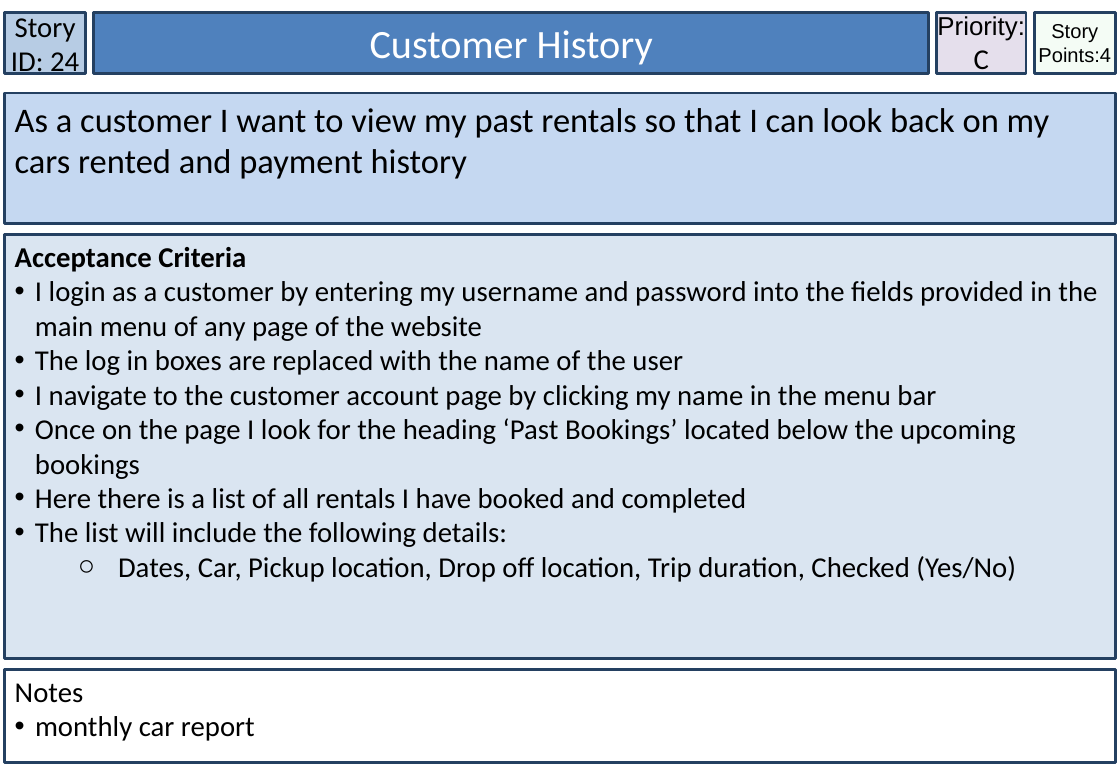
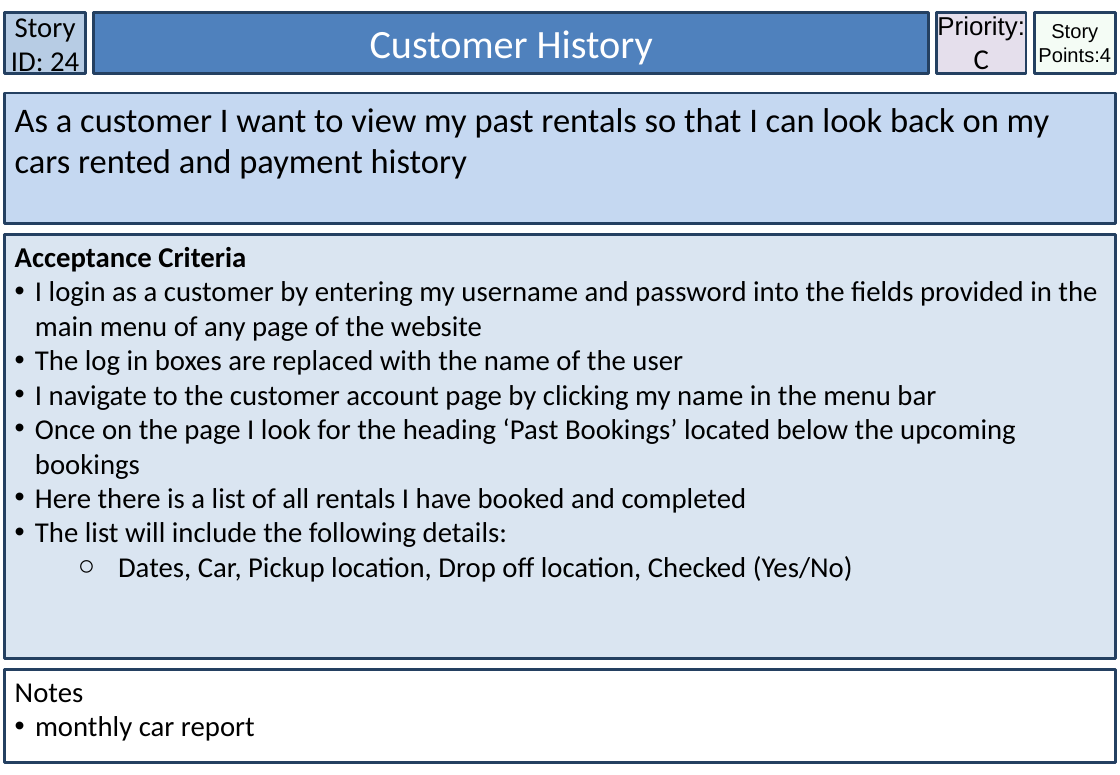
Before and after one commit to aliceHendicott/DjangoWebsite-CarRentalCompany, a slide deck: slide 29 of Sprint 2 Updated Planning/Updated Story Templates.pptx. Drawn at 1120x775 pixels with LibreOffice and Linux fonts; fonts in the diff are those of the drawing; background and template pictures are left out. Boxes give left, top, right and bottom in pixels: in the first picture for what was removed or moved away, otherwise in the second. Text is boxed around its words. In the diff, an @@ line names an element or a change of style, - is before the commit and + after.

```diff
--- a/Sprint 2 Updated Planning/Updated Story Templates.pptx
+++ b/Sprint 2 Updated Planning/Updated Story Templates.pptx
@@ text in rectangle at [118, 556, 853, 582]: text changed @@
-  ○ Dates, Car, Pickup location, Drop off location, Trip duration, Checked (Yes/No)
+  ○ Dates, Car, Pickup location, Drop off location, Checked (Yes/No)
```
Also in this commit, not shown: 8 other files.
